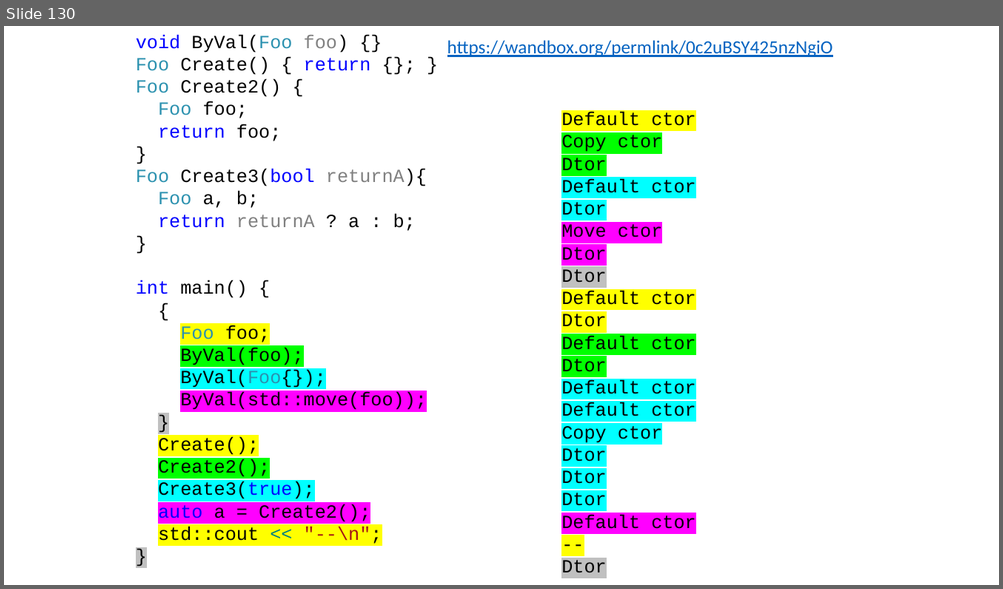
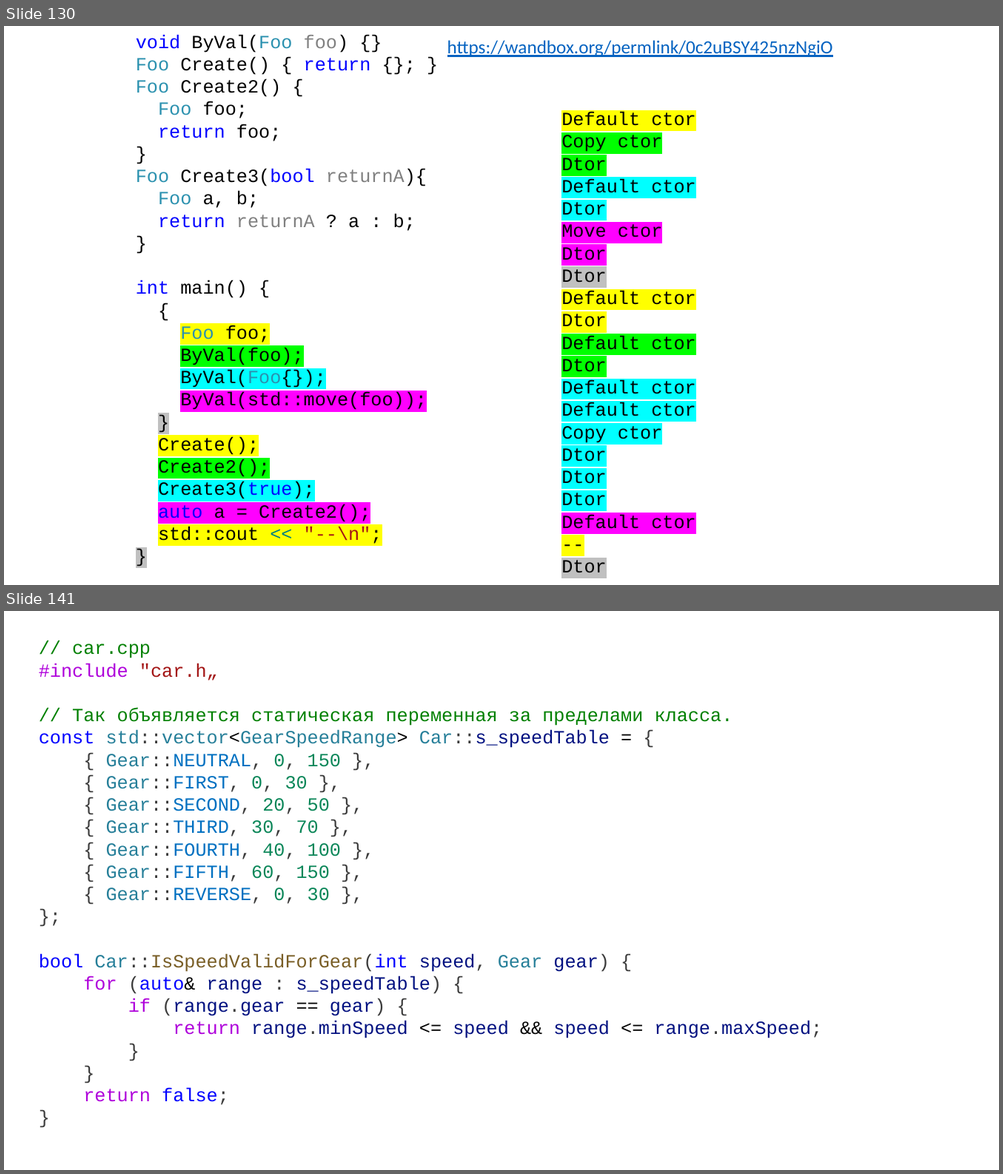
Before and after one commit to alexey-malov/oop, a slide deck: lectures/02/Основы ООП.pptx. Shown one above the other, each under a label of ours: slide 130 before the commit, slides 130 and 141 after it; the slides between them are not shown. The pictures are 1003x589 and 1003x1174 pixels, drawn with LibreOffice and Linux fonts; fonts in the diff are those of the drawing. Boxes give left, top, right and bottom in pixels: in the first picture for what was removed or moved away, otherwise in the second. Text is boxed around its words. In the diff, an @@ line names an element or a change of style, - is before the commit and + after.

```diff
--- a/lectures/02/Основы ООП.pptx
+++ b/lectures/02/Основы ООП.pptx
@@ slide 141 added at (4,611,999,1170), background #FFFFFF @@
@@ text added at (39,644,822,1105), 18 pt, text #001080 @@
+// car.cpp
+#include "car.h„
+// Так объявляется статическая переменная за пределами класса.
+const std::vector<GearSpeedRange> Car::s_speedTable = {
+{ Gear::NEUTRAL, 0, 150 },
+{ Gear::FIRST, 0, 30 },
+{ Gear::SECOND, 20, 50 },
+{ Gear::THIRD, 30, 70 },
+{ Gear::FOURTH, 40, 100 },
+{ Gear::FIFTH, 60, 150 },
+{ Gear::REVERSE, 0, 30 },
+};
+bool Car::IsSpeedValidForGear(int speed, Gear gear) {
+for (auto& range : s_speedTable) {
+if (range.gear == gear) {
+return range.minSpeed <= speed && speed <= range.maxSpeed;
+}
+}
+return false;
+}
```
Also in this commit, not shown: 7 slides changed, 10 other slides added, 5 slides removed.
